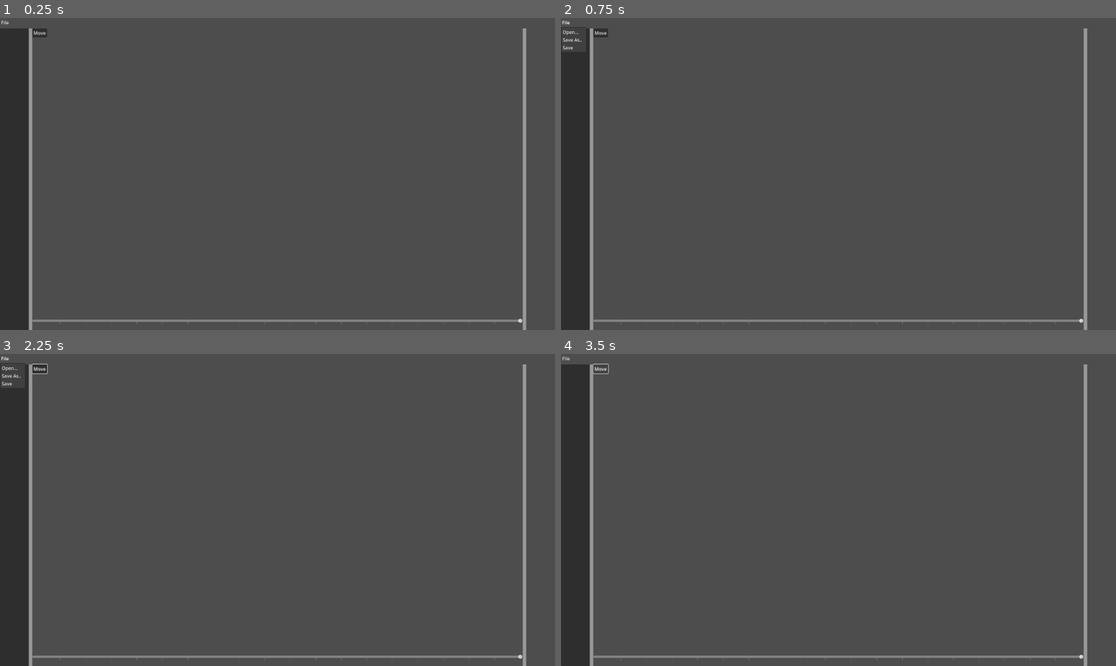
Above: before the commit, frames 1-4 (two rows, left to right).
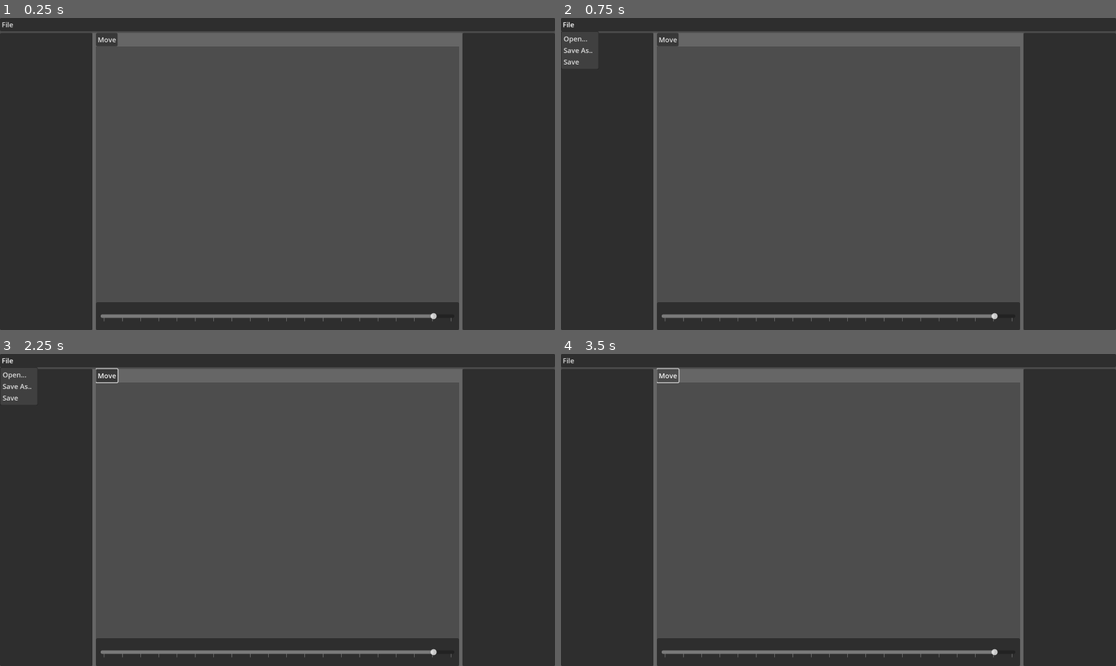
Above: after the commit, the same moments.

Repository: reni-ferenczi/geotekton
Game: Godot game, scene res://Scenes/Editor/editor.tscn
The game is run twice, just before and just after one commit, with the same random seed, the same clock (stepped at 60 frames per second) and the same inputs.
Inputs:
- Up to frame 1 (0.25 s): no input
- Up to frame 2 (0.75 s): click "File" at 0.5 s
- Up to frame 3 (2.25 s): click "Move" at 1.25 s; click "File" at 2 s
- Up to frame 4 (3.5 s): click "Move" at 2.75 s

The runs differ from the first frame. In frame 1, 40% of the frame differs, in the area x 0-100%, y 0-100%; in frame 2, 40%; in frame 3, 40%; in frame 4, 40%.

Commit message:
Layout fixes

Diff:
--- /dev/null
+++ b/Assets/Themes/theme.tres
@@ -0,0 +1,20 @@
+[gd_resource type="Theme" load_steps=4 format=3 uid="uid://bbafhmnkglx3i"]
+
+[sub_resource type="StyleBoxFlat" id="StyleBoxFlat_4rowt"]
+bg_color = Color(0.4, 0.4, 0.4, 1)
+
+[sub_resource type="StyleBoxEmpty" id="StyleBoxEmpty_4rowt"]
+
+[sub_resource type="StyleBoxFlat" id="StyleBoxFlat_5xvpe"]
+bg_color = Color(0.4, 0.4, 0.4, 1)
+
+[resource]
+HSplitContainer/constants/separation = 8
+HSplitContainer/styles/split_bar_background = SubResource("StyleBoxFlat_4rowt")
+MarginContainer/constants/margin_bottom = 16
+MarginContainer/constants/margin_left = 16
+MarginContainer/constants/margin_right = 16
+MarginContainer/constants/margin_top = 16
+Tree/styles/focus = SubResource("StyleBoxEmpty_4rowt")
+VSplitContainer/constants/separation = 8
+VSplitContainer/styles/split_bar_background = SubResource("StyleBoxFlat_5xvpe")
--- a/Scenes/Editor/editor.tscn
+++ b/Scenes/Editor/editor.tscn
@@ -1,11 +1,12 @@
-[gd_scene load_steps=5 format=3 uid="uid://c5ur4nn07xtr1"]
+[gd_scene load_steps=6 format=3 uid="uid://c5ur4nn07xtr1"]
 
 [ext_resource type="PackedScene" uid="uid://ddsy7ljlp8o3g" path="res://Scenes/Planet/planet.tscn" id="1_dftp8"]
+[ext_resource type="PackedScene" uid="uid://r6wwyg6x5hvf" path="res://Scenes/Editor/tree.tscn" id="1_ub1o7"]
 [ext_resource type="PackedScene" uid="uid://j7iecxbro18" path="res://Scenes/Timeline/timeline.tscn" id="2_3ysjy"]
+[ext_resource type="PackedScene" uid="uid://c7lgrfk5yi1l4" path="res://Scenes/Editor/properties.tscn" id="4_6172c"]
 
-[sub_resource type="StyleBoxFlat" id="StyleBoxFlat_wl3go"]
-
-[sub_resource type="StyleBoxFlat" id="StyleBoxFlat_s7bqi"]
+[sub_resource type="StyleBoxFlat" id="StyleBoxFlat_ub1o7"]
+bg_color = Color(0.4, 0.4, 0.4, 1)
 
 [node name="Editor" type="CanvasLayer"]
 
@@ -18,11 +19,14 @@
 size_flags_horizontal = 4
 size_flags_vertical = 4
 
-[node name="MenuBar" type="MenuBar" parent="VBoxContainer"]
-custom_minimum_size = Vector2(0, 32)
+[node name="Menu" type="PanelContainer" parent="VBoxContainer"]
+custom_minimum_size = Vector2(0, 46)
 layout_mode = 2
 
-[node name="MenuButton" type="MenuButton" parent="VBoxContainer/MenuBar"]
+[node name="MenuBar" type="MenuBar" parent="VBoxContainer/Menu"]
+layout_mode = 2
+
+[node name="MenuButton" type="MenuButton" parent="VBoxContainer/Menu/MenuBar"]
 layout_mode = 1
 offset_right = 35.0
 offset_bottom = 31.0
@@ -35,53 +39,56 @@
 popup/item_2/text = "Save"
 popup/item_2/id = 2
 
-[node name="HSplitContainer" type="HSplitContainer" parent="VBoxContainer"]
+[node name="LeftSplitter" type="HSplitContainer" parent="VBoxContainer"]
 layout_mode = 2
 size_flags_vertical = 3
-theme_override_styles/split_bar_background = SubResource("StyleBoxFlat_wl3go")
+split_offset = 320
 
-[node name="Tree" type="Tree" parent="VBoxContainer/HSplitContainer"]
-custom_minimum_size = Vector2(100, 0)
+[node name="Tree" parent="VBoxContainer/LeftSplitter" instance=ExtResource("1_ub1o7")]
 layout_mode = 2
-columns = 2
 
-[node name="HSplitContainer" type="HSplitContainer" parent="VBoxContainer/HSplitContainer"]
+[node name="RightSplitter" type="HSplitContainer" parent="VBoxContainer/LeftSplitter"]
 layout_mode = 2
 size_flags_horizontal = 3
 size_flags_vertical = 3
-theme_override_styles/split_bar_background = SubResource("StyleBoxFlat_s7bqi")
+split_offset = -320
 
-[node name="CenterPanel" type="VBoxContainer" parent="VBoxContainer/HSplitContainer/HSplitContainer"]
+[node name="Center" type="VBoxContainer" parent="VBoxContainer/LeftSplitter/RightSplitter"]
 layout_mode = 2
 size_flags_horizontal = 3
 
-[node name="Tools" type="MenuBar" parent="VBoxContainer/HSplitContainer/HSplitContainer/CenterPanel"]
-custom_minimum_size = Vector2(0, 32)
+[node name="PanelContainer" type="PanelContainer" parent="VBoxContainer/LeftSplitter/RightSplitter/Center"]
+custom_minimum_size = Vector2(0, 46)
 layout_mode = 2
-size_flags_horizontal = 0
+theme_override_styles/panel = SubResource("StyleBoxFlat_ub1o7")
+
+[node name="Tools" type="MenuBar" parent="VBoxContainer/LeftSplitter/RightSplitter/Center/PanelContainer"]
+layout_mode = 2
 size_flags_vertical = 0
+flat = true
 
-[node name="Button" type="Button" parent="VBoxContainer/HSplitContainer/HSplitContainer/CenterPanel/Tools"]
+[node name="Button" type="Button" parent="VBoxContainer/LeftSplitter/RightSplitter/Center/PanelContainer/Tools"]
 layout_mode = 0
 offset_right = 8.0
 offset_bottom = 8.0
 text = "Move"
 
-[node name="View" type="SubViewportContainer" parent="VBoxContainer/HSplitContainer/HSplitContainer/CenterPanel"]
+[node name="View" type="SubViewportContainer" parent="VBoxContainer/LeftSplitter/RightSplitter/Center"]
 self_modulate = Color(1, 1, 1, 0)
 layout_mode = 2
 size_flags_vertical = 3
+stretch = true
 
-[node name="SubViewport" type="SubViewport" parent="VBoxContainer/HSplitContainer/HSplitContainer/CenterPanel/View"]
+[node name="SubViewport" type="SubViewport" parent="VBoxContainer/LeftSplitter/RightSplitter/Center/View"]
 handle_input_locally = false
-size = Vector2i(1696, 940)
+size = Vector2i(1264, 880)
 render_target_update_mode = 4
 
-[node name="Planet" parent="VBoxContainer/HSplitContainer/HSplitContainer/CenterPanel/View/SubViewport" instance=ExtResource("1_dftp8")]
+[node name="Planet" parent="VBoxContainer/LeftSplitter/RightSplitter/Center/View/SubViewport" instance=ExtResource("1_dftp8")]
 
-[node name="Timeline" parent="VBoxContainer/HSplitContainer/HSplitContainer/CenterPanel" instance=ExtResource("2_3ysjy")]
+[node name="Timeline" parent="VBoxContainer/LeftSplitter/RightSplitter/Center" instance=ExtResource("2_3ysjy")]
 layout_mode = 2
+size_flags_horizontal = 3
 
-[node name="Properties" type="VBoxContainer" parent="VBoxContainer/HSplitContainer/HSplitContainer"]
-custom_minimum_size = Vector2(100, 0)
+[node name="Properties" parent="VBoxContainer/LeftSplitter/RightSplitter" instance=ExtResource("4_6172c")]
 layout_mode = 2
--- /dev/null
+++ b/Scenes/Editor/properties.tscn
@@ -0,0 +1,8 @@
+[gd_scene format=3 uid="uid://c7lgrfk5yi1l4"]
+
+[node name="Properties" type="PanelContainer"]
+anchors_preset = 15
+anchor_right = 1.0
+anchor_bottom = 1.0
+grow_horizontal = 2
+grow_vertical = 2
--- /dev/null
+++ b/Scenes/Editor/tree.tscn
@@ -0,0 +1,8 @@
+[gd_scene format=3 uid="uid://r6wwyg6x5hvf"]
+
+[node name="Tree" type="Tree"]
+anchors_preset = 15
+anchor_right = 1.0
+anchor_bottom = 1.0
+grow_horizontal = 2
+grow_vertical = 2
--- a/Scenes/Planet/planet.tres
+++ b/Scenes/Planet/planet.tres
@@ -1,7 +1,7 @@
 [gd_resource type="ShaderMaterial" load_steps=3 format=3 uid="uid://bysebjdg37f6l"]
 
 [ext_resource type="Shader" uid="uid://diyn5fhv3xlpq" path="res://Scenes/Planet/planet.gdshader" id="1_axsn3"]
-[ext_resource type="Texture2D" uid="uid://b5wu0grjetgpn" path="res://Assets/Earth.jpg" id="2_1y7lo"]
+[ext_resource type="Texture2D" uid="uid://b5wu0grjetgpn" path="res://Assets/Textures/Earth.jpg" id="2_1y7lo"]
 
 [resource]
 render_priority = 0
--- a/Scenes/Planet/planet.tscn
+++ b/Scenes/Planet/planet.tscn
@@ -9,20 +9,25 @@
 [sub_resource type="PlaneMesh" id="PlaneMesh_510pn"]
 
 [node name="Planet" type="Node3D"]
+metadata/_edit_lock_ = true
 
 [node name="Globe" type="MeshInstance3D" parent="."]
 transform = Transform3D(-1, 0, -8.742278e-08, 0, 1, 0, 8.742278e-08, 0, -1, 0, 0, 0)
 mesh = SubResource("SphereMesh_510pn")
 surface_material_override/0 = ExtResource("1_510pn")
+metadata/_edit_lock_ = true
 
 [node name="Map" type="MeshInstance3D" parent="."]
 transform = Transform3D(1, 0, 0, 0, -4.371139e-08, -0.5, 0, 1, -2.1855694e-08, 0, 0, 0)
 visible = false
 mesh = SubResource("PlaneMesh_510pn")
 surface_material_override/0 = ExtResource("1_510pn")
+metadata/_edit_lock_ = true
 
 [node name="Camera3D" type="Camera3D" parent="."]
 transform = Transform3D(1, 0, 0, 0, 1, 0, 0, 0, 1, 0, 0, 1)
+metadata/_edit_lock_ = true
 
 [node name="DirectionalLight3D" type="DirectionalLight3D" parent="."]
-transform = Transform3D(1, 0, 0, 0, 1, 0, 0, 0, 1, 0, 0, 2)
+transform = Transform3D(1, 0, 0, 0, 1, 0, 0, 0, 1, 0, 0, 1.5)
+metadata/_edit_lock_ = true
--- a/Scenes/Timeline/timeline.tscn
+++ b/Scenes/Timeline/timeline.tscn
@@ -1,16 +1,26 @@
 [gd_scene format=3 uid="uid://j7iecxbro18"]
 
-[node name="Timeline" type="HBoxContainer"]
-anchors_preset = 15
+[node name="Timeline" type="PanelContainer"]
+anchors_preset = 10
 anchor_right = 1.0
-anchor_bottom = 1.0
+offset_bottom = 96.0
 grow_horizontal = 2
-grow_vertical = 2
 
-[node name="HSlider" type="HSlider" parent="."]
-custom_minimum_size = Vector2(0, 64)
+[node name="Margin" type="MarginContainer" parent="."]
 layout_mode = 2
 size_flags_horizontal = 3
-min_value = -2000.0
-max_value = 0.0
+size_flags_vertical = 4
+
+[node name="HSlider" type="HSlider" parent="Margin"]
+custom_minimum_size = Vector2(150, 64)
+layout_mode = 2
+size_flags_horizontal = 3
+max_value = 2000.0
+step = 10.0
+page = 100.0
+value = 2000.0
+rounded = true
+allow_greater = true
+allow_lesser = true
 tick_count = 20
+ticks_on_borders = true
--- a/project.godot
+++ b/project.godot
@@ -20,6 +20,11 @@
 window/size/viewport_width=1920
 window/size/viewport_height=1080
 
+[gui]
+
+theme/default_theme_scale=1.5
+theme/custom="uid://bbafhmnkglx3i"
+
 [rendering]
 
 renderer/rendering_method="gl_compatibility"
Renamed: Assets/Earth.jpg -> Assets/Textures/Earth.jpg
Not shown, changed: Assets/Textures/Earth.jpg.import
